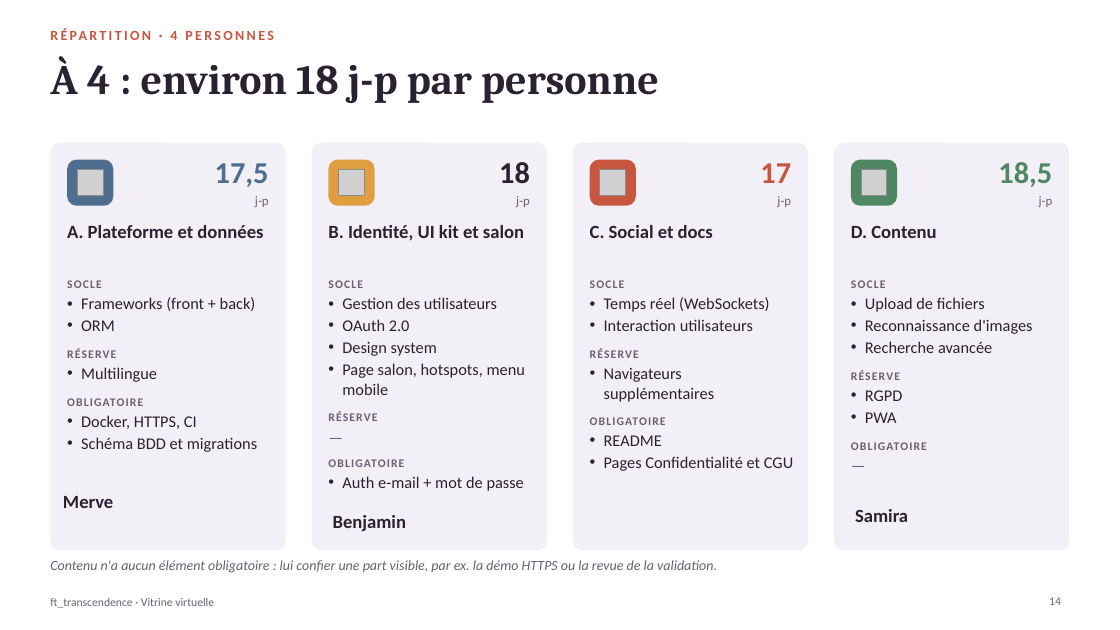
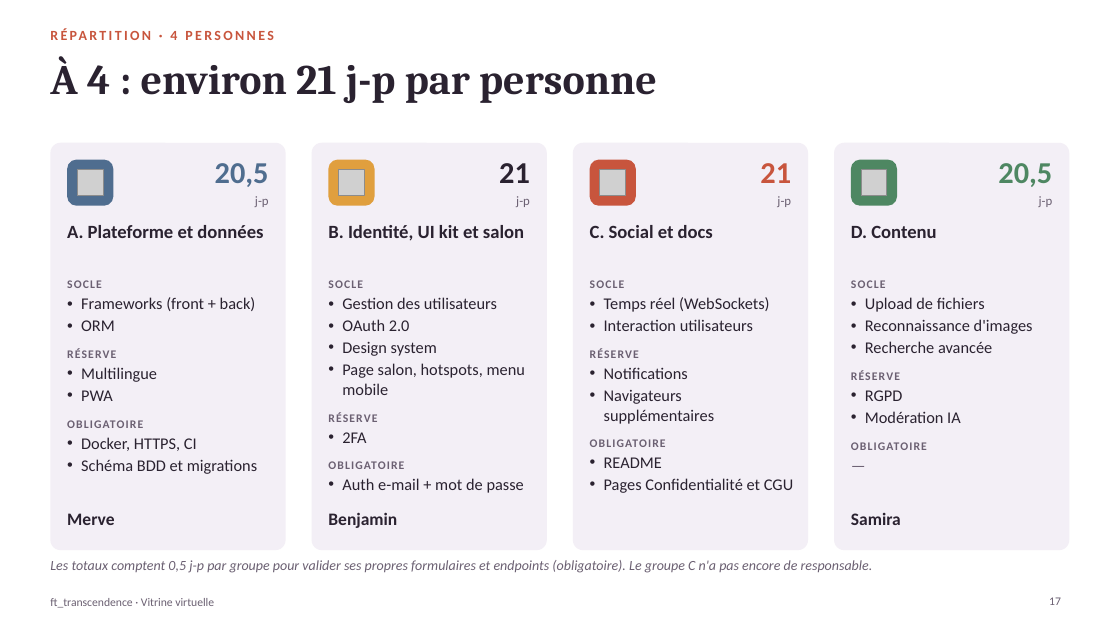
Before and after one commit to Komorebi-32/Transcendance, a slide deck: slide 17 of documentation/slides/showcase_room_overview_fr.pptx (slide 14 before the commit). Drawn at 1120x630 pixels with LibreOffice and Linux fonts; fonts in the diff are those of the drawing; grey boxes stand for pictures. Boxes give left, top, right and bottom in pixels: in the first picture for what was removed or moved away, otherwise in the second. Text is boxed around its words. In the diff, an @@ line names an element or a change of style, - is before the commit and + after.

```diff
--- a/documentation/slides/showcase_room_overview_fr.pptx
+++ b/documentation/slides/showcase_room_overview_fr.pptx
@@ title at <box>50,56,657,103</box>: text changed @@
-À 4 : environ 18 j-p par personne
+À 4 : environ 21 j-p par personne
@@ text at <box>215,163,269,187</box>: text changed @@
-17,5
+20,5
@@ text at <box>499,163,530,183</box>: text changed @@
-18
+21
@@ text added at <box>760,163,791,183</box>, 26 pt, text #C8553D, bold @@
+21
@@ text at <box>998,163,1052,187</box>: text changed @@
-18,5
+20,5
@@ text at <box>604,367,688,379</box>: paragraph added @@
+• Notifications
@@ text at <box>81,390,113,401</box>: paragraph added @@
+• PWA
@@ text at <box>865,411,961,423</box>: text changed @@
-• PWA
+• Modération IA
@@ text at <box>342,432,366,443</box>: text changed; text colour #6B6072 to #2A2230 @@
-—
+• 2FA
@@ text "Merve": place and size @@
-text "Merve" at <box>63,496,113,508</box>
+text "Merve" at <box>67,513,114,525</box>
@@ size 16 to 15 pt in 3 elements at <box>67,513,114,525</box>, <box>851,513,901,525</box>, <box>328,512,397,528</box> @@
@@ text at <box>50,560,873,573</box>: text changed @@
-Contenu n'a aucun élément obligatoire : lui confier une part visible, par ex. la démo HTTPS ou la revue de la validation.
+Les totaux comptent 0,5 j-p par groupe pour valider ses propres formulaires et endpoints (obligatoire). Le groupe C n'a pas encore de responsable.
@@ page number: place and size @@
-page number at <box>760,163,791,183</box>
+page number at <box>1049,597,1061,605</box>
@@ page number at <box>1049,597,1061,605</box>: size 26 to 10 pt, text colour #C8553D to #6B6072, bold off @@
@@ page number removed at <box>1049,597,1061,605</box> @@
-14
```
Also in this commit, not shown: 5 other slides changed, 4 slides added, 2 slides removed, 6 other files.
